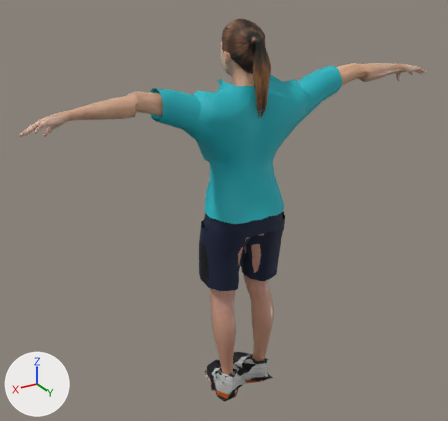
One commit to the glTF model FEL-full-app/public/models/rivals/halo.glb: the scene before it, then after it.
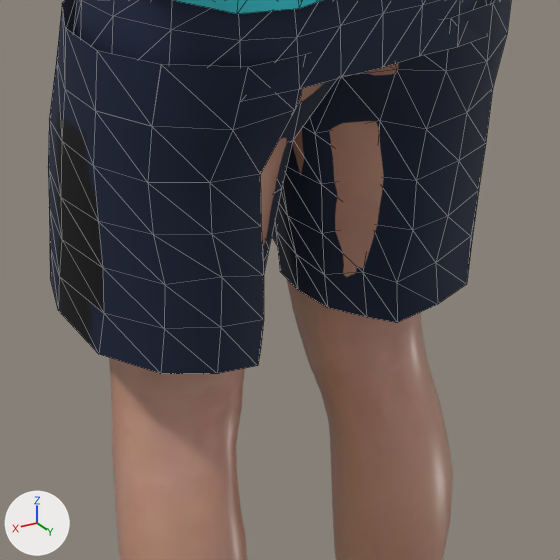
There are two pictures of each version: one whole from a camera (50 mm lens) standing at (1.347, 2.055, 1.972) and looking at (0.056, -0.097, 0.897), one close up on the part from 42% to 66% of the width and 53% to 77% of the height. The axes (+X, +Y, +Z) are drawn at lower left. The lights are the same throughout. The last two pictures show the newer version. The close-ups show mesh edges as thin lines. Where no turn or scale is listed for an object, it has been applied to the vertices. Vertices at exactly the same position are counted once.

The scene before the commit, as lines of its bpy script (objects in view):
```python
me_base = bpy.data.meshes.new('base')
me_base.from_pydata(...)  # 13380 vertices, 26756 faces; spans x -0.92..0.92, y -0.18..0.11, z -0.01..1.7
me_base.materials.append(mat_skin)  # picture img_young_lightskinned_female_diffuse
me_cargo_pants = bpy.data.meshes.new('cargo_pants')
me_cargo_pants.from_pydata(...)  # 319 vertices, 528 faces; spans x -0.194..0.197, y -0.161..0.111, z 0.565..1.044
me_cargo_pants.materials.append(mat_shorts_shorts_baggy)
me_crudefemaletshirt = bpy.data.meshes.new('crudefemaletshirt')
me_crudefemaletshirt.from_pydata(...)  # 408 vertices, 720 faces; spans x -0.422..0.421, y -0.178..0.114, z 0.909..1.5
me_crudefemaletshirt.materials.append(mat_jersey_top_tee)  # picture img_felprint_halo_tops
ob_body = bpy.data.objects.new('Body', me_base)
ob_body.location = (0.0, 0.0, 0.0)
ob_kit_shorts_shorts_baggy = bpy.data.objects.new('Kit_shorts_shorts_baggy', me_cargo_pants)
ob_kit_shorts_shorts_baggy.location = (0.0, 0.0, 0.0)
ob_kit_tops_top_tee = bpy.data.objects.new('Kit_tops_top_tee', me_crudefemaletshirt)
ob_kit_tops_top_tee.location = (0.0, 0.0, 0.0)
```
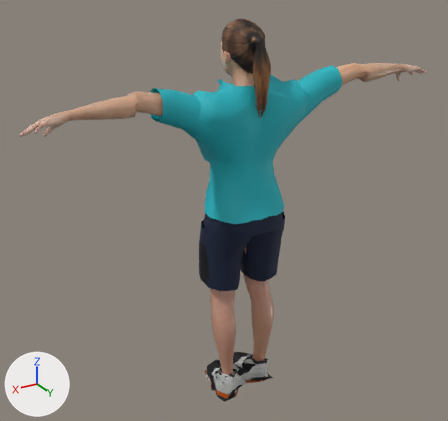
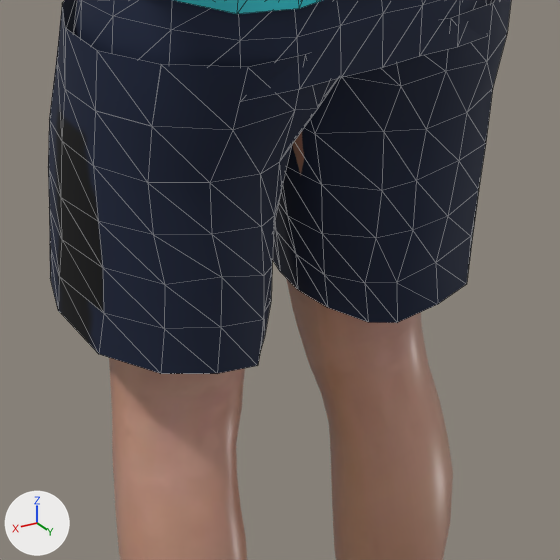
What differs and where, as boxes [x1, y1, x2, y2] in the close-ups (560 x 560 px; the box of a moved part takes in the faces that stretch with it):
part 1 of me_cargo_pants, moved or reshaped
    before: [261, 54, 446, 322]
    after: [260, 54, 446, 351]

The edits, one by one:
me_cargo_pants is used by ob_kit_shorts_shorts_baggy; location (0.0, 0.0, 0.0).
me_cargo_pants had 319 vertices, 528 faces and spanned x -0.194..0.197, y -0.161..0.111, z 0.565..1.044.
me_cargo_pants now has 319 vertices, 528 faces and spans x -0.194..0.197, y -0.161..0.111, z 0.564..1.044.
me_cargo_pants part 1: 26 of 319 vertices moved; they spanned x -0.06..0.076, y -0.135..0.07, z 0.565..0.827 and now span x -0.055..0.073, y -0.138..0.084, z 0.564..0.817; mean shift (-0.001, -0.003, -0.002); largest move (0.076, -0.101, 0.573) -> (0.064, -0.126, 0.567).
